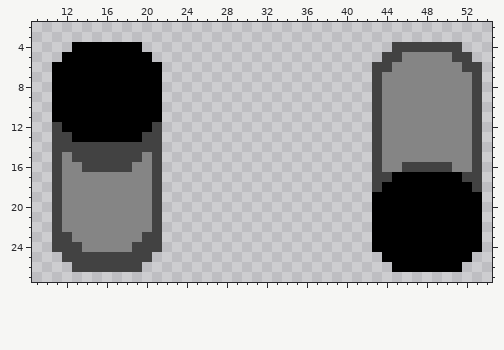
Pixel-art sprite, stored at switch-1.png. That is the earlier state.
The file is 64x32 pixels. Shown: x 9..54, y 2..27.
Once edited:
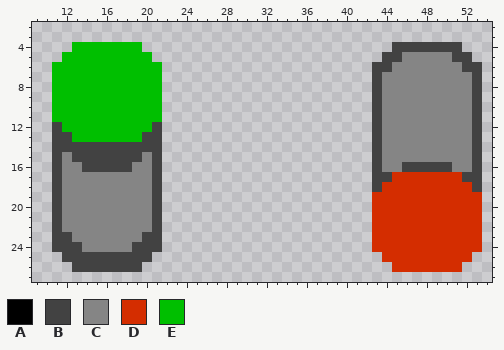
Palette (. is transparent): A #000000  B #424242  C #858585  D #d42d00  E #00bf00
Changes in this commit:
Changed rows in their new state; - is an unchanged pixel.
first column x 11:
 4 --EEEEEEE--
 5 -EEEEEEEEE-
 6 EEEEEEEEEEE
 7 EEEEEEEEEEE
 8 EEEEEEEEEEE
 9 EEEEEEEEEEE
10 EEEEEEEEEEE
11 EEEEEEEEEEE
12 -EEEEEEEEE-
13 --EEEEEEE--
first column x 43:
17 --DDDDDDD--
18 -DDDDDDDDD-
19 DDDDDDDDDDD
20 DDDDDDDDDDD
21 DDDDDDDDDDD
22 DDDDDDDDDDD
23 DDDDDDDDDDD
24 DDDDDDDDDDD
25 -DDDDDDDDD-
26 --DDDDDDD--
